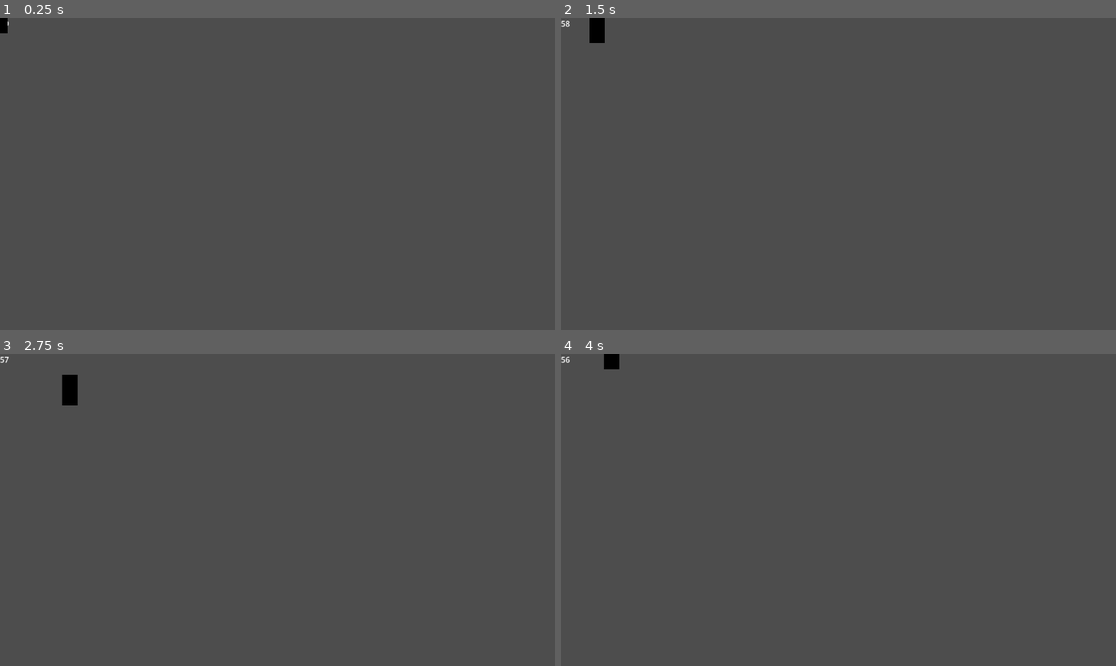
Above: before the commit, frames 1-4 (two rows, left to right).
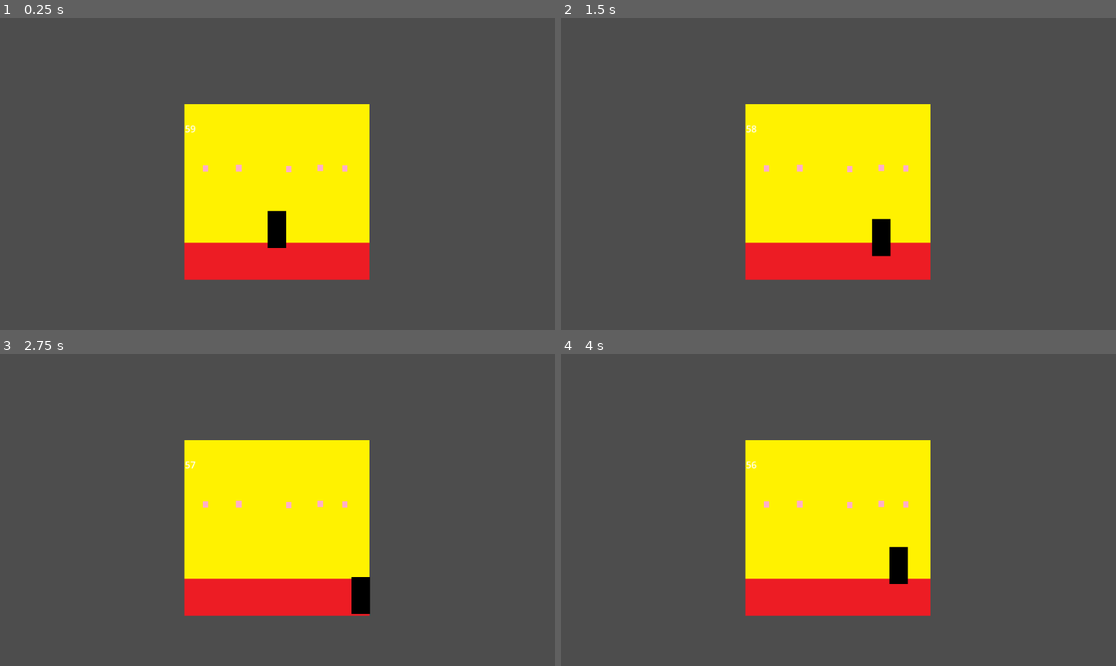
Above: after the commit, the same moments.

Repository: ct2sjk/2023_tavern_gamejam
Game: Godot game, scene res://Level/Basescene.tscn
Two runs of this game, one before a commit and one after it. Both use one fixed random seed, a clock stepped at 60 frames per second and the inputs below. Before the commit the project starts from res://Basescene.tscn.
Inputs:
- Up to frame 1 (0.25 s): no input
- Up to frame 2 (1.5 s): tap Enter at 0.5 s; hold D (Right) 0.53-1.28 s; hold S (Down) from 1.28 s (still down)
- Up to frame 3 (2.75 s): release S (Down) at 2.03 s; hold D (Right) from 2.03 s (still down)
- Up to frame 4 (4 s): release D (Right) at 2.78 s; hold W (Up) 2.78-3.53 s; hold A (Left) from 3.53 s (still down)

The runs differ from the first frame. In frame 1, 19% of the frame differs, in the area x 0-67%, y 0-84%; in frame 2, 19%; in frame 3, 19%; in frame 4, 19%.

Commit message:
reorganized folder structure

Diff:
--- a/Basescene.tscn
+++ /dev/null
@@ -1,13 +0,0 @@
-[gd_scene load_steps=3 format=3 uid="uid://dt2i4tfxykk5v"]
-
-[ext_resource type="Script" path="res://countdown.gd" id="1_b6v3a"]
-[ext_resource type="PackedScene" uid="uid://delkr6uwxdmff" path="res://charcontroller.tscn" id="2_8so6a"]
-
-[node name="Node2D" type="Node2D"]
-
-[node name="timer" type="Label" parent="."]
-offset_right = 256.0
-offset_bottom = 46.0
-script = ExtResource("1_b6v3a")
-
-[node name="CharacterBody2D" parent="." instance=ExtResource("2_8so6a")]
--- /dev/null
+++ b/Level/Basescene.tscn
@@ -0,0 +1,45 @@
+[gd_scene load_steps=6 format=3 uid="uid://dt2i4tfxykk5v"]
+
+[ext_resource type="PackedScene" uid="uid://delkr6uwxdmff" path="res://character/charcontroller.tscn" id="1_ggybd"]
+[ext_resource type="Texture2D" uid="uid://dy8dntte1uy0e" path="res://Level/background.png" id="1_sbvbj"]
+[ext_resource type="Script" path="res://Level/countdown.gd" id="2_2ycho"]
+[ext_resource type="Texture2D" uid="uid://7tl218fmc67g" path="res://Level/groundlevel.png" id="2_r82ih"]
+
+[sub_resource type="RectangleShape2D" id="RectangleShape2D_de1ya"]
+size = Vector2(320, 10)
+
+[node name="Node2D" type="Node2D"]
+
+[node name="background" type="Sprite2D" parent="."]
+texture = ExtResource("1_sbvbj")
+
+[node name="ground level" type="Sprite2D" parent="."]
+position = Vector2(0, 152)
+texture = ExtResource("2_r82ih")
+
+[node name="Camera2D" type="Camera2D" parent="."]
+position = Vector2(1, 1)
+
+[node name="timer" type="Label" parent="Camera2D"]
+offset_left = -160.0
+offset_top = -90.0
+offset_right = -53.0
+offset_bottom = -63.0
+script = ExtResource("2_2ycho")
+
+[node name="CharacterBody2D" parent="." instance=ExtResource("1_ggybd")]
+position = Vector2(0, 97)
+
+[node name="StaticBody2D" type="StaticBody2D" parent="."]
+position = Vector2(0, 110)
+
+[node name="CollisionShape2D" type="CollisionShape2D" parent="StaticBody2D"]
+position = Vector2(0, 5)
+shape = SubResource("RectangleShape2D_de1ya")
+
+[node name="StaticBody2D2" type="StaticBody2D" parent="."]
+position = Vector2(0, 184)
+
+[node name="CollisionShape2D" type="CollisionShape2D" parent="StaticBody2D2"]
+position = Vector2(0, 5)
+shape = SubResource("RectangleShape2D_de1ya")
--- a/charcontroller.gd
+++ b/character/charcontroller.gd
@@ -13,7 +13,8 @@
 
 	var input_direction = Vector2(
 		Input.get_action_strength("Right") - Input.get_action_strength("Left"),
-		Input.get_action_strength("Down") - Input.get_action_strength("Up")
+		# up and down motion should be slower than left and right
+		(Input.get_action_strength("Down") - Input.get_action_strength("Up")) * .7
 	)
 
 #	update_animation_parameters(input_direction)
--- /dev/null
+++ b/character/charcontroller.tscn
@@ -0,0 +1,65 @@
+[gd_scene load_steps=14 format=3 uid="uid://delkr6uwxdmff"]
+
+[ext_resource type="Script" path="res://character/charcontroller.gd" id="1_ddrtq"]
+[ext_resource type="Texture2D" uid="uid://drlsvnkgvwebn" path="res://character/charplacehold.png" id="2_6f2bf"]
+
+[sub_resource type="RectangleShape2D" id="RectangleShape2D_biylq"]
+size = Vector2(32, 6)
+
+[sub_resource type="Animation" id="Animation_2uee2"]
+resource_name = "Left"
+
+[sub_resource type="Animation" id="Animation_kkw38"]
+resource_name = "Right"
+
+[sub_resource type="Animation" id="Animation_paiil"]
+resource_name = "Up"
+
+[sub_resource type="Animation" id="Animation_pg73p"]
+resource_name = "Down"
+
+[sub_resource type="Animation" id="Animation_bu5w4"]
+resource_name = "jump"
+
+[sub_resource type="Animation" id="Animation_4mv02"]
+resource_name = "punch"
+
+[sub_resource type="Animation" id="Animation_kud83"]
+resource_name = "kick"
+
+[sub_resource type="AnimationLibrary" id="AnimationLibrary_t8b5a"]
+_data = {
+"Down": SubResource("Animation_pg73p"),
+"Left": SubResource("Animation_2uee2"),
+"Right": SubResource("Animation_kkw38"),
+"Up": SubResource("Animation_paiil"),
+"jump": SubResource("Animation_bu5w4"),
+"kick": SubResource("Animation_kud83"),
+"punch": SubResource("Animation_4mv02")
+}
+
+[sub_resource type="AnimationNodeBlendSpace2D" id="AnimationNodeBlendSpace2D_6ds5s"]
+
+[sub_resource type="AnimationNodeStateMachine" id="AnimationNodeStateMachine_poye4"]
+states/BlendSpace2D/node = SubResource("AnimationNodeBlendSpace2D_6ds5s")
+states/BlendSpace2D/position = Vector2(389, 59)
+
+[node name="CharacterBody2D" type="CharacterBody2D"]
+script = ExtResource("1_ddrtq")
+
+[node name="Sprite2D" type="Sprite2D" parent="."]
+texture = ExtResource("2_6f2bf")
+
+[node name="CollisionShape2D" type="CollisionShape2D" parent="."]
+position = Vector2(0, 29)
+shape = SubResource("RectangleShape2D_biylq")
+debug_color = Color(0.227451, 0.505882, 0.47451, 0.419608)
+
+[node name="AnimationPlayer" type="AnimationPlayer" parent="."]
+libraries = {
+"": SubResource("AnimationLibrary_t8b5a")
+}
+
+[node name="AnimationTree" type="AnimationTree" parent="."]
+tree_root = SubResource("AnimationNodeStateMachine_poye4")
+parameters/BlendSpace2D/blend_position = Vector2(0, 0.978836)
--- a/charcontroller.tscn
+++ /dev/null
@@ -1,24 +0,0 @@
-[gd_scene load_steps=5 format=3 uid="uid://delkr6uwxdmff"]
-
-[ext_resource type="Script" path="res://charcontroller.gd" id="1_ddrtq"]
-[ext_resource type="Texture2D" uid="uid://drlsvnkgvwebn" path="res://charplacehold.png" id="2_6f2bf"]
-
-[sub_resource type="RectangleShape2D" id="RectangleShape2D_biylq"]
-size = Vector2(32, 64)
-
-[sub_resource type="AnimationNodeStateMachine" id="AnimationNodeStateMachine_poye4"]
-
-[node name="CharacterBody2D" type="CharacterBody2D"]
-script = ExtResource("1_ddrtq")
-
-[node name="Sprite2D" type="Sprite2D" parent="."]
-texture = ExtResource("2_6f2bf")
-
-[node name="CollisionShape2D" type="CollisionShape2D" parent="."]
-shape = SubResource("RectangleShape2D_biylq")
-debug_color = Color(0.227451, 0.505882, 0.47451, 0.419608)
-
-[node name="AnimationPlayer" type="AnimationPlayer" parent="."]
-
-[node name="AnimationTree" type="AnimationTree" parent="."]
-tree_root = SubResource("AnimationNodeStateMachine_poye4")
--- a/project.godot
+++ b/project.godot
@@ -11,9 +11,14 @@
 [application]
 
 config/name="Tavern2023_gamejam"
-run/main_scene="res://Basescene.tscn"
+run/main_scene="res://Level/Basescene.tscn"
 config/features=PackedStringArray("4.2", "GL Compatibility")
 config/icon="res://icon.svg"
+
+[display]
+
+window/size/viewport_width=960
+window/size/viewport_height=540
 
 [input]
 
Binary file added: Level/background.png
Not shown, changed: Level/background.png.import
Renamed: countdown.gd -> Level/countdown.gd
Binary file added: Level/groundlevel.png
Not shown, added: Level/groundlevel.png.import
Renamed: charplacehold.png -> character/charplacehold.png
Not shown, added: character/charplacehold.png.import
